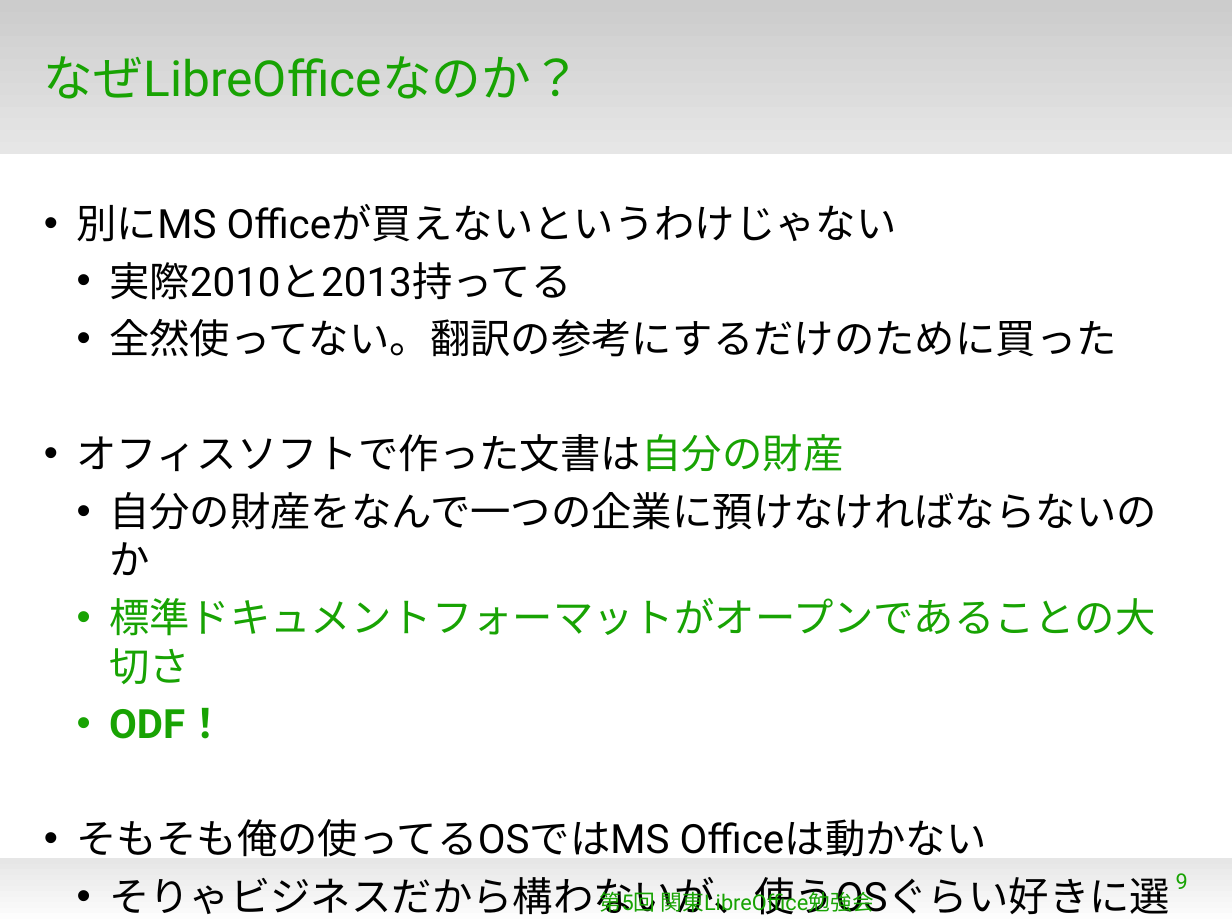
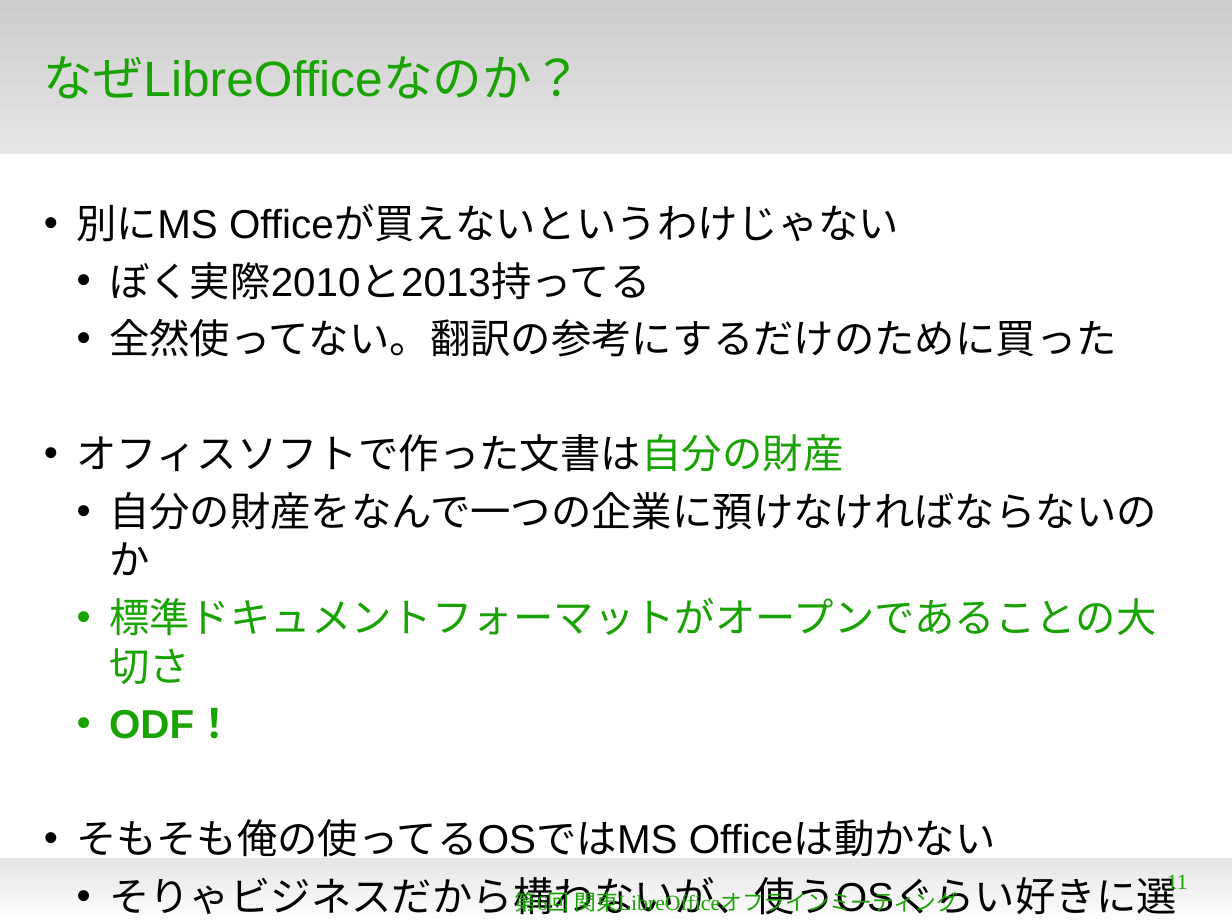
Before and after one commit to naruoga/KantoLibreOffice, a slide deck: slide 11 of Jun2013/OpeningTalk.odp (slide 9 before the commit). Drawn at 1232x924 pixels with LibreOffice and Linux fonts; fonts in the diff are those of the drawing; background and template pictures are left out. Boxes give left, top, right and bottom in pixels: in the first picture for what was removed or moved away, otherwise in the second. Text is boxed around its words. In the diff, an @@ line names an element or a change of style, - is before the commit and + after.

```diff
--- a/Jun2013/OpeningTalk.odp
+++ b/Jun2013/OpeningTalk.odp
@@ title "なぜLibreOfficeなのか？" at [44,56,582,99]: font Roboto to Arial @@
@@ text at [77,205,1177,915]: font Roboto to Arial @@
@@ text at [109,262,650,300]: text changed; font Roboto to Arial @@
-  • 実際2010と2013持ってる
+  • ぼく実際2010と2013持ってる
@@ text at [515,888,958,915]: text changed; font Roboto to Times New Roman @@
-第5回 関東LibreOffice勉強会
+第6回 関東LibreOfficeオフラインミーティング
@@ page number at [1167,874,1188,891]: text changed; font Roboto to Times New Roman @@
-9
+11
```
Also in this commit, not shown: 9 other slides changed, 4 slides added, 2 slides removed.
